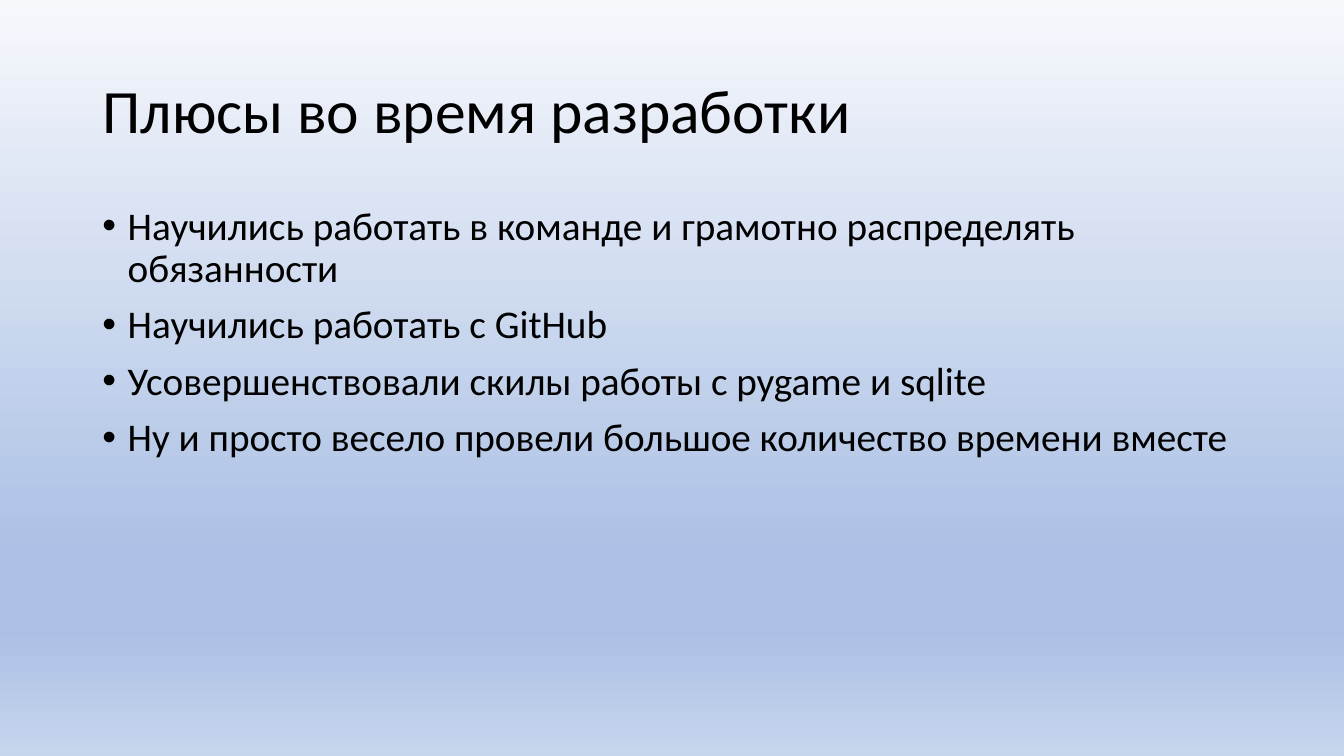
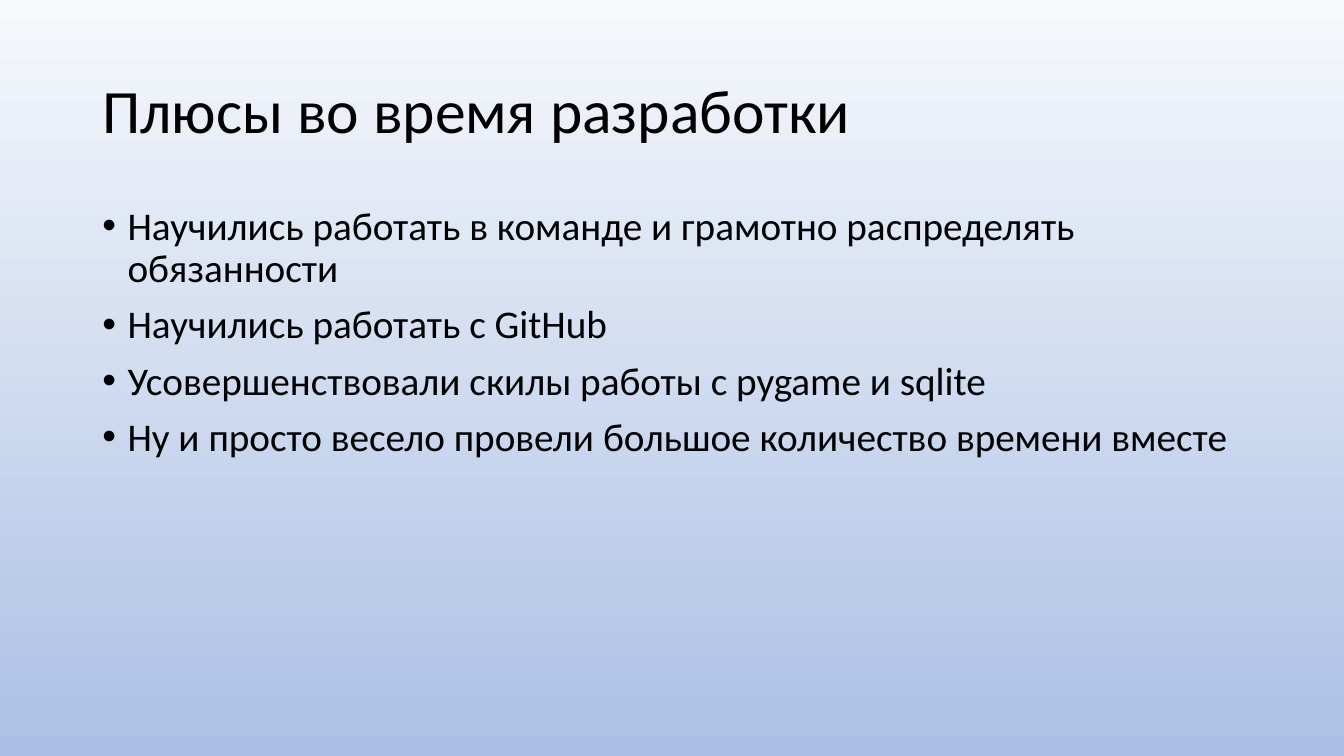
Before and after one commit to hanerach/yalyc-snake, a slide deck: slide 14 of Змейка.pptx. Drawn at 1344x756 pixels with LibreOffice and Linux fonts; fonts in the diff are those of the drawing. Boxes give left, top, right and bottom in pixels: in the first picture for what was removed or moved away, otherwise in the second. Text is boxed around its words. In the diff, an @@ line names an element or a change of style, - is before the commit and + after.

```diff
--- a/Змейка.pptx
+++ b/Змейка.pptx
@@ background gradient #F6F8FC to #ABC0E4 to #C7D5ED to gradient #F6F8FC to #ABC0E4 @@
```
Also in this commit, not shown: 14 other slides changed, 1 other file.
